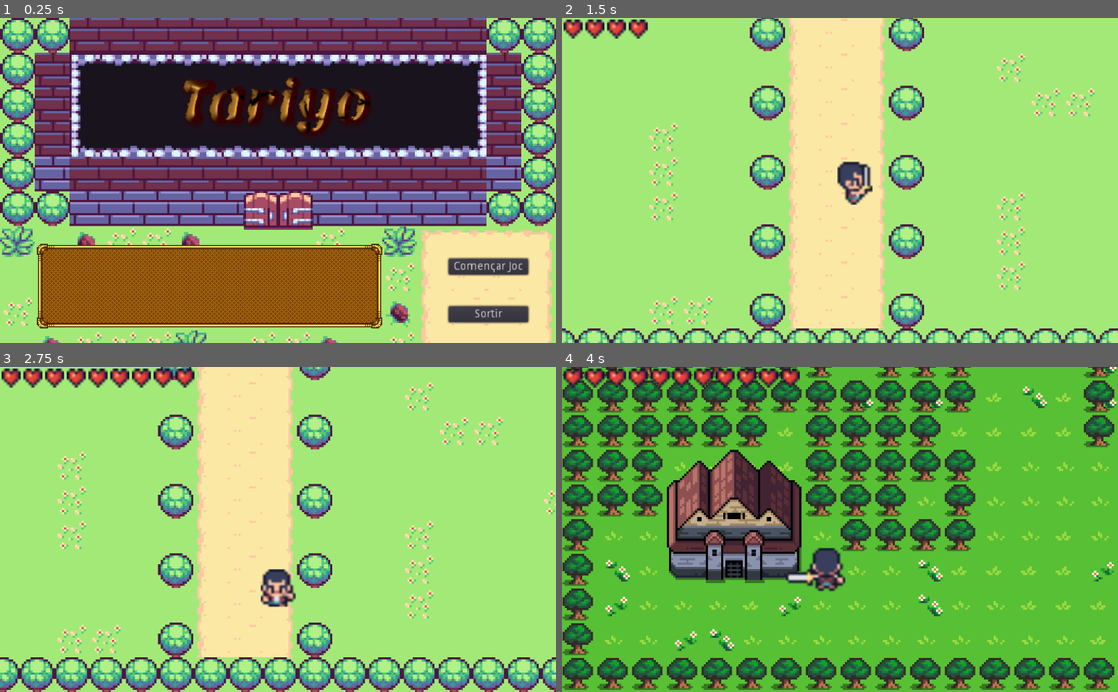
Above: before the commit, frames 1-4 (two rows, left to right).
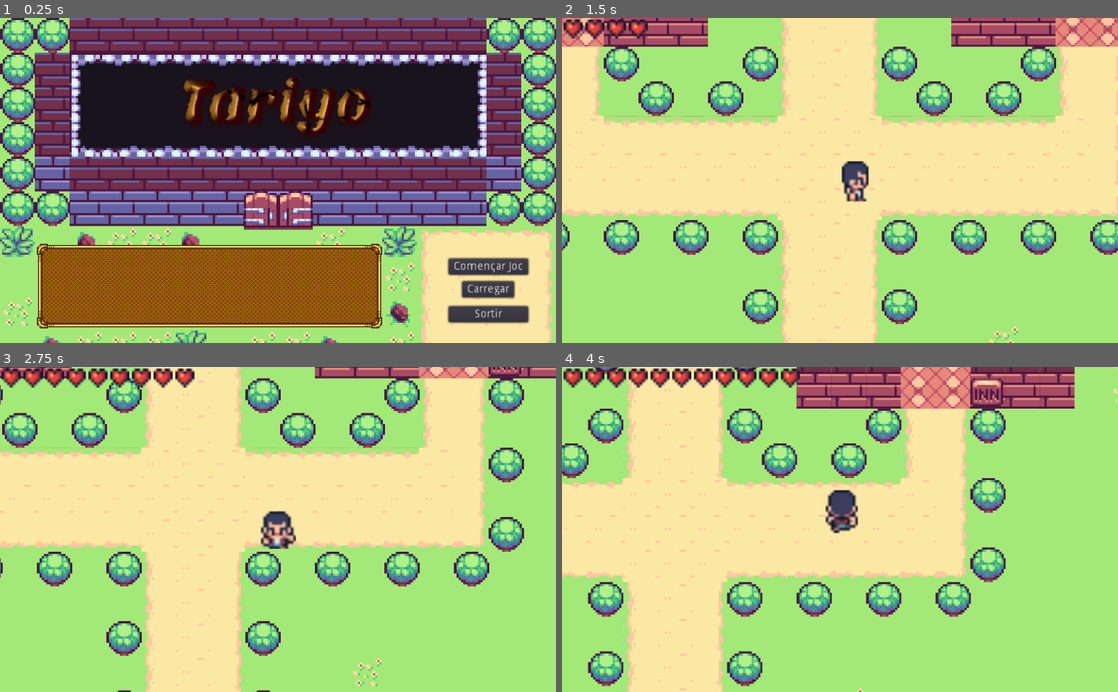
Above: after the commit, the same moments.

Repository: JosepLlimona/Apruebanosprofe
Game: Godot game, scene res://Scenes/Menu_Principal.tscn
Same seed, same stepped clock (60 frames per second), same inputs: the game is played once before the commit and once after it.
Inputs (mouse positions are in pixels of both pictures, inside the frame that each line leads up to):
- Up to frame 1 (0.25 s): no input
- Up to frame 2 (1.5 s): click "Començar Joc" at 0.5 s; tap Enter (ui_accept) at 1.25 s; move the mouse to (962, 164) at 1.27 s; hold Right (ui_right) from 1.28 s (still down); hold E (Pick) from 1.28 s (still down); click (962, 164) at 1.42 s
- Up to frame 3 (2.75 s): tap Enter (ui_accept) at 1.52, 1.55, 1.82, 2.1, 2.27, 2.57 s; move the mouse to (166, 545) at 2.02 s; release Right (ui_right) at 2.03 s; release E (Pick) at 2.03 s; hold Down (ui_down) from 2.03 s (still down); tap E (Pick) at 2.3 s
- Up to frame 4 (4 s): move the mouse to (895, 458) at 2.77 s; release Down (ui_down) at 2.78 s; hold Right (ui_right) 2.78-3.53 s; hold E (Pick) 2.78-3.53 s; tap Enter (ui_accept) at 3.05, 3.77 s; move the mouse to (812, 594) at 3.52 s; hold Up (ui_up) from 3.53 s (still down); click (812, 594) at 3.6 s; tap E (Pick) at 3.8 s

The runs differ from the first frame. In frame 1, 0.6% of the frame differs, in the area x 82-93%, y 80-87%; in frame 2, 48%; in frame 3, 52%; in frame 4, 99%, in the area x 0-100%, y 0-100%.

Commit message:
Load & Save

Diff:
--- a/RPG_GAME/Scenes/Menu_Principal.tscn
+++ b/RPG_GAME/Scenes/Menu_Principal.tscn
@@ -52,5 +52,14 @@
 rect_scale = Vector2( 1.5, 1.5 )
 text = "Sortir"
 
+[node name="load" type="Button" parent="."]
+margin_left = 851.0
+margin_top = 486.0
+margin_right = 915.0
+margin_bottom = 506.0
+rect_scale = Vector2( 1.5, 1.5 )
+text = "Carregar"
+
 [connection signal="pressed" from="start" to="." method="_on_start_pressed"]
 [connection signal="pressed" from="sortir" to="." method="_on_sortir_pressed"]
+[connection signal="pressed" from="load" to="." method="_on_load_pressed"]
--- a/RPG_GAME/Scenes/PauseMenu.tscn
+++ b/RPG_GAME/Scenes/PauseMenu.tscn
@@ -45,17 +45,7 @@
 margin_bottom = 20.0
 text = "Guardar"
 
-[node name="Load" type="Button" parent="."]
-anchor_left = 0.5
-anchor_top = 0.5
-anchor_right = 0.5
-anchor_bottom = 0.5
-margin_right = 12.0
-margin_bottom = 20.0
-text = "Carregar"
-
 [connection signal="pressed" from="ContinueButton" to="." method="_on_ContinueButton_pressed"]
 [connection signal="pressed" from="ExitButton" to="." method="_on_ExitButton_pressed"]
 [connection signal="pressed" from="ExitGameButton" to="." method="_on_ExitGameButton_pressed"]
 [connection signal="pressed" from="Save" to="." method="_on_Save_pressed"]
-[connection signal="pressed" from="Load" to="." method="_on_Load_pressed"]
--- a/RPG_GAME/Scripts/Global.gd
+++ b/RPG_GAME/Scripts/Global.gd
@@ -3,16 +3,24 @@
 var ESC_MAIN:= preload("res://Scenes/Main.tscn")
 var ESC_MENU:= preload("res://Scenes/Menu_Principal.tscn")
 
-var espasa_agafada=true
+var espasa_agafada=false
 var rubi_agafat=false
 var zafir_agafat=false
 var ambar_agafat=false
 var pos_over
+var pos_load
+var currentScene = ""
+var first_over = true
+var first_dung1 = true
 
 var enemies = []
 var dung1EKilled = []
 var dung2EKilled = []
 var dung3EKilled = []
+
+var data
+var FILE_NAME = "user://savegame.json"
+var isLoad = false
 
 
 # Called when the node enters the scene tree for the first time.
@@ -54,6 +62,51 @@
 
 func iniciar_joc():
 	get_tree().change_scene_to(ESC_MAIN)
+	isLoad = false
 
 func sortir_menu():
+	get_tree().current_scene.exit()
 	get_tree().change_scene_to(ESC_MENU)
+
+func get_json():
+	if currentScene == "overworld":
+		pos_over = get_tree().current_scene.get_player_pos()
+	var ret = {
+		"espasa_agafada" : espasa_agafada,
+		"rubi_agafat": rubi_agafat,
+		"zafir_agafat": zafir_agafat,
+		"ambar_agafat": ambar_agafat,
+		"dung1EKilled": dung1EKilled,
+		"dung2EKilled": dung2EKilled,
+		"dung3EKilled": dung3EKilled,
+		"pos_load": var2str(get_tree().current_scene.get_player_pos()),
+		"pos_over": var2str(pos_over),
+		"current_scene": currentScene,
+		"first_over": first_over,
+		"first_dung1": first_dung1
+	}
+	return ret
+
+func load_game():
+	var file = File.new()
+	if file.file_exists(FILE_NAME):
+		file.open(FILE_NAME,File.READ)
+		var data = parse_json(file.get_as_text())
+		file.close()
+		espasa_agafada = data.espasa_agafada
+		rubi_agafat = data.rubi_agafat
+		zafir_agafat = data.rubi_agafat
+		ambar_agafat = data.ambar_agafat
+		dung1EKilled = data.dung1EKilled
+		dung2EKilled = data.dung2EKilled
+		dung3EKilled = data.dung3EKilled
+		currentScene = data.current_scene
+		pos_load = str2var(data.pos_load)
+		pos_over = str2var(data.pos_over)
+		first_over = data.first_over
+		first_dung1 = data.first_dung1
+		iniciar_joc()
+		isLoad = true
+		print(data)
+	else:
+		print("Arxiu no guardat")
--- a/RPG_GAME/Scripts/Main.gd
+++ b/RPG_GAME/Scripts/Main.gd
@@ -6,29 +6,43 @@
 var ESC_CITY:= preload("res://Scenes/city.tscn")
 var ESC_OVER:= preload("res://Scenes/overworld.tscn")
 var ESC_PERS:= preload("res://Scenes/Player.tscn")
-var first_over=true
 # Called when the node enters the scene tree for the first time.
 
 var currentSpace = null
 
 func _ready():
-	first_over=true
 	var pers = ESC_PERS.instance()
-	$".".add_child(pers, true)
-	Global.pos_over=$Player.get_global_position()
-	iniciar_ciutat()
+	pers.set_scale(Vector2(5,5))
+	add_child(pers, true)
+	if Global.isLoad:
+		if Global.currentScene == "dung1":
+			iniciar_dungeon_1()
+		elif Global.currentScene == "dung2":
+			iniciar_dungeon_2()
+		elif Global.currentScene == "dung3":
+			iniciar_dungeon_3()
+		elif Global.currentScene == "overworld":
+			iniciar_overworld()
+		else:
+			iniciar_ciutat()
+	else:
+		Global.first_over=true
+		iniciar_ciutat()
 
 func _process(delta):
 	if Input.is_action_just_pressed("ui_accept"):
 		print("Falten: ", Global.enemies.size())
 		print("Morts: ", Global.dung1EKilled.size(), ": ", Global.dung1EKilled)
+		print("Tree: ", get_children())
+		print("Local pos: ", Global.pos_load)
+		print("Over pos: ", Global.pos_over)
 
 func iniciar_ciutat():
-	if(!first_over):
-		Global.pos_over=$Player.get_global_position()
-		$".".remove_child($TileMap)
+	if(!Global.first_over):
+		if "TileMap" in get_child(0).name:
+			get_child(0).queue_free()
 	var ciutat = ESC_CITY.instance()
-	$".".add_child(ciutat, true)
+	add_child(ciutat, true)
 	#camera limits
 	var map_limits = $TileMap.get_used_rect()
 	var map_cellsize = $TileMap.cell_size
@@ -36,18 +50,25 @@
 	$Player/Camera2D.limit_right = map_limits.end.x * map_cellsize.x
 	$Player/Camera2D.limit_top = map_limits.position.y * map_cellsize.y
 	$Player/Camera2D.limit_bottom = map_limits.end.y * map_cellsize.y
-	$".".move_child($Player, 2)
-	$Player.set_scale(Vector2(5,5))
+	move_child($Player, 2)
 	$Player.set_global_position($TileMap/Position2D.get_global_position())
-	currentSpace = ciutat
+	if Global.isLoad:
+		$Player.set_global_position(Global.pos_load)
+		if Global.espasa_agafada:
+			print("Entro")
+			ciutat.get_node("ObjecteBase").queue_free()
+	Global.currentScene = "city"
 
 func iniciar_dungeon_1():
-	Global.pos_over=$Player.get_global_position()
-	get_child(0).queue_free()
+	if "TileMap" in get_child(0).name:
+		get_child(0).queue_free()
 	var dung1 = ESC_DUNG_1.instance()
 	call_deferred("add_child", dung1)
 	call_deferred("move_child", dung1,0)
 	$Player.set_global_position(dung1.get_node("Position2D").position)
+	if Global.isLoad && !Global.first_dung1:
+		$Player.set_global_position(Global.pos_load)
+	Global.first_dung1 = false
 	#camera limits
 	var map_limits = dung1.get_used_rect()
 	var map_cellsize = dung1.cell_size
@@ -63,15 +84,17 @@
 		var eIndex = Global.enemies.find(g)
 		dung1.get_node(g).queue_free()
 		Global.enemies.remove(eIndex)
-	currentSpace = dung1
+	Global.currentScene = "dung1"
 
 func iniciar_dungeon_2():
-	Global.pos_over=$Player.get_global_position()
-	get_child(0).queue_free()
+	if "TileMap" in get_child(0).name:
+		get_child(0).queue_free()
 	var dung2 = ESC_DUNG_2.instance()
 	call_deferred("add_child", dung2)
 	call_deferred("move_child", dung2,0)
 	$Player.set_global_position(dung2.position)
+	if Global.isLoad:
+		$Player.set_global_position(Global.pos_load)
 	#camera limits
 	var map_limits = dung2.get_used_rect()
 	var map_cellsize = dung2.cell_size
@@ -83,15 +106,17 @@
 	for child in dung2.get_children():
 		if child.is_class("Path2D"):
 			Global.enemies.append(child)
-	currentSpace = dung2
+	Global.currentScene = "dung2"
 
 func iniciar_dungeon_3():
-	Global.pos_over=$Player.get_global_position()
-	get_child(0).queue_free()
+	if "TileMap" in get_child(0).name:
+		get_child(0).queue_free()
 	var dung3 = ESC_DUNG_3.instance()
 	call_deferred("add_child", dung3)
 	call_deferred("move_child", dung3, 0)
 	$Player.set_global_position(dung3.get_node("Position2D").position)
+	if Global.isLoad:
+		$Player.set_global_position(Global.pos_load)
 	#camera limits
 	var map_limits = dung3.get_used_rect()
 	var map_cellsize = dung3.cell_size
@@ -103,15 +128,17 @@
 	for child in dung3.get_children():
 		if child.is_class("Path2D"):
 			Global.enemies.append(child)
-	currentSpace = dung3
+	Global.currentScene = "dung3"
 
 func iniciar_overworld():
-	get_child(0).queue_free()
+	if "TileMap" in get_child(0).name:
+		Global.pos_load = get_child(0).get_node("Position2D").position
+		get_child(0).queue_free()
 	var overworld = ESC_OVER.instance()
 	call_deferred("add_child", overworld)
 	call_deferred("move_child",overworld,0)
-	if(first_over):
-		first_over=false
+	if(Global.first_over):
+		Global.first_over=false
 		Global.pos_over = overworld.get_node("Position2D").position
 	$Player.set_global_position(Global.pos_over)
 	#camera limits
@@ -121,7 +148,8 @@
 	$Player/Camera2D.limit_right = map_limits.end.x * map_cellsize.x
 	$Player/Camera2D.limit_top = map_limits.position.y * map_cellsize.y
 	$Player/Camera2D.limit_bottom = map_limits.end.y * map_cellsize.y
-	currentSpace = overworld
+	Global.currentScene = "overworld"
+	print(get_children())
 
 func activarJoia():
 	if currentSpace in "dung":
@@ -133,3 +161,11 @@
 
 func _on_TileMap_cartell_amaga():
 	$Player/Control.hide_text()
+
+func get_player_pos():
+	return $Player.get_global_position()
+
+func exit():
+	for n in get_children():
+		remove_child(n)
+		n.queue_free()
--- a/RPG_GAME/Scripts/Menu_Principal.gd
+++ b/RPG_GAME/Scripts/Menu_Principal.gd
@@ -4,9 +4,14 @@
 	pass # Replace with function body.
 
 func _on_start_pressed():
+	get_tree().paused = false
 	Global.iniciar_joc()
-	get_tree().paused = false
 
 
 func _on_sortir_pressed():
 	get_tree().quit()
+
+
+func _on_load_pressed():
+	get_tree().paused = false
+	Global.load_game()
--- a/RPG_GAME/Scripts/PauseController.gd
+++ b/RPG_GAME/Scripts/PauseController.gd
@@ -1,4 +1,4 @@
-class_name PuaseController extends CanvasLayer
+class_name PauseController extends CanvasLayer
 
 func _process(delta):
 	if Input.is_action_just_pressed("ui_cancel"):
@@ -16,3 +16,10 @@
 
 func _on_ExitGameButton_pressed():
 	get_tree().quit()
+
+func _on_Save_pressed():
+	var file = File.new()
+	var data = Global.get_json()
+	file.open(Global.FILE_NAME, File.WRITE)
+	file.store_string(to_json(data))
+	file.close()
--- a/RPG_GAME/Scripts/overworld.gd
+++ b/RPG_GAME/Scripts/overworld.gd
@@ -14,12 +14,16 @@
 func _unhandled_input(event:InputEvent) -> void:
 	if event.is_action_pressed("Pick"):
 		if(area_city and !Global.espasa_agafada):
+			Global.pos_over=get_parent().get_node("Player").get_global_position()
 			Global.entrar_instancia("city")
 		elif(area_dung1 and !Global.rubi_agafat):
+			Global.pos_over=get_parent().get_node("Player").get_global_position()
 			Global.entrar_instancia("dung1")
 		elif(area_dung2 and Global.rubi_agafat and !Global.zafir_agafat):
+			Global.pos_over=get_parent().get_node("Player").position
 			Global.entrar_instancia("dung2")
 		elif(area_dung3 and Global.rubi_agafat and Global.zafir_agafat and !Global.ambar_agafat):
+			Global.pos_over=get_parent().get_node("Player").get_global_position()
 			Global.entrar_instancia("dung3")
 
 func _on_City_body_entered(body):
--- a/RPG_GAME/project.godot
+++ b/RPG_GAME/project.godot
@@ -24,22 +24,22 @@
 "language": "GDScript",
 "path": "res://Scripts/HUDController.gd"
 }, {
+"base": "CanvasLayer",
+"class": "PauseController",
+"language": "GDScript",
+"path": "res://Scripts/PauseController.gd"
+}, {
 "base": "KinematicBody2D",
 "class": "PlayerController",
 "language": "GDScript",
 "path": "res://Scripts/PlayerController.gd"
-}, {
-"base": "CanvasLayer",
-"class": "PuaseController",
-"language": "GDScript",
-"path": "res://Scripts/PauseController.gd"
 } ]
 _global_script_class_icons={
 "Arrow": "",
 "GoblinController": "",
 "HudController": "",
-"PlayerController": "",
-"PuaseController": ""
+"PauseController": "",
+"PlayerController": ""
 }
 
 [application]
--- a/RPG_GAME/scenes/city.tscn
+++ b/RPG_GAME/scenes/city.tscn
@@ -34,7 +34,7 @@
 shape = SubResource( 1 )
 
 [node name="Position2D" type="Position2D" parent="."]
-position = Vector2( 538, 692 )
+position = Vector2( 551, 184 )
 
 [connection signal="body_entered" from="Area2D" to="." method="_on_Area2D_body_entered"]
 [connection signal="body_entered" from="cartells" to="." method="_on_cartells_body_entered"]
